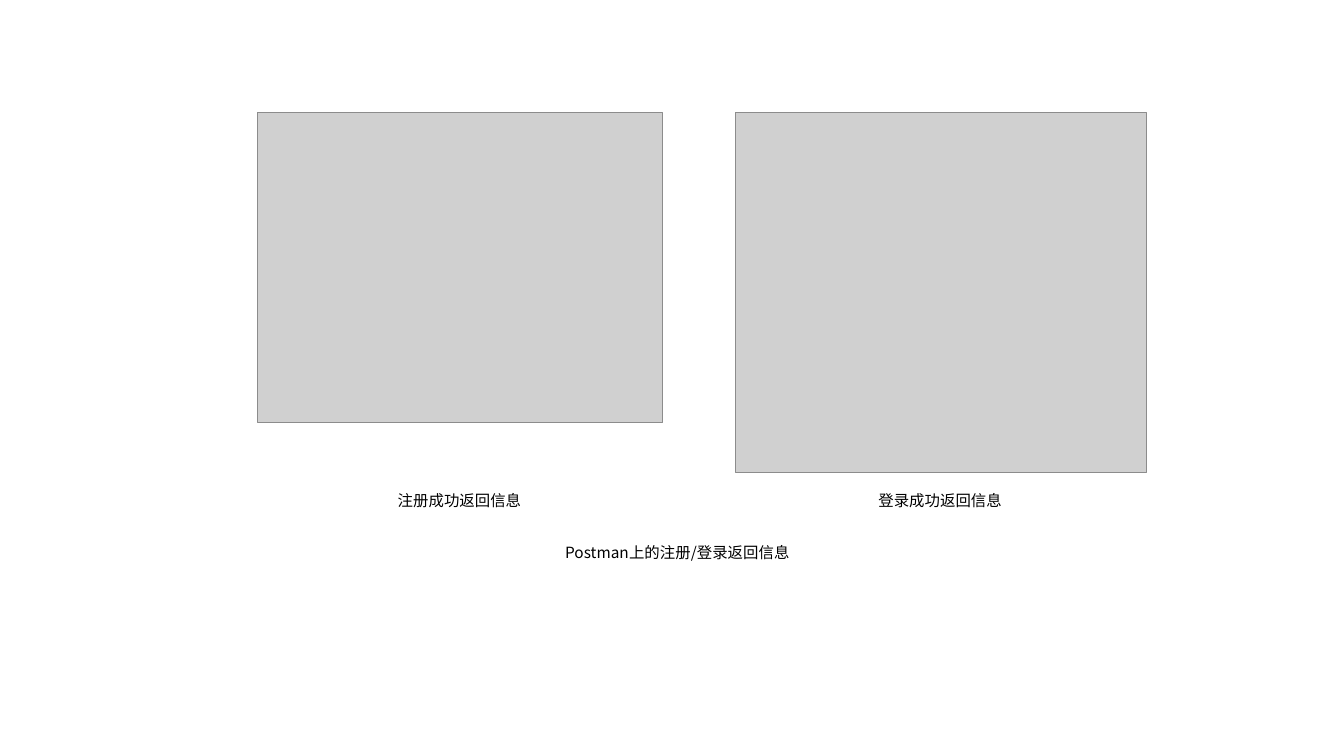
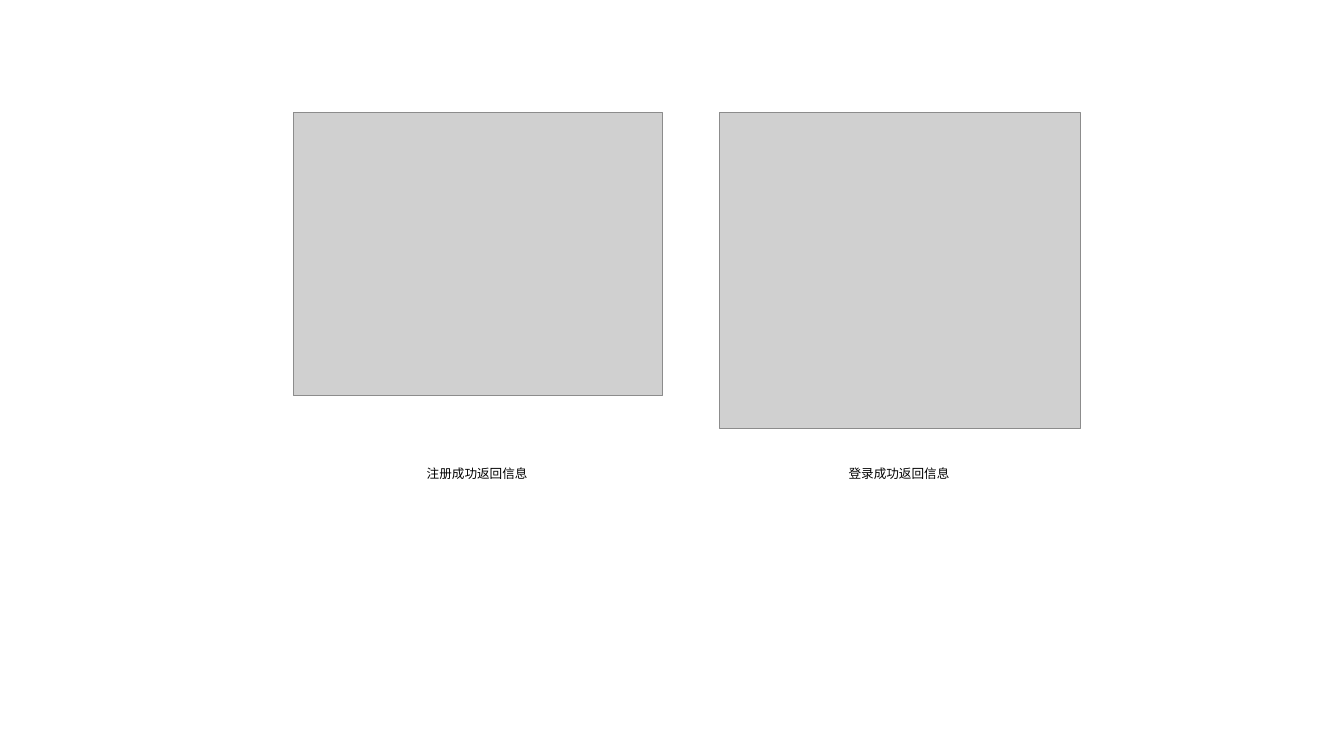
Before and after one commit to goozyshi/Gooit, a slide deck: slide 5 of Gooit自绘图标.pptx. Drawn at 1344x756 pixels with LibreOffice and Linux fonts; fonts in the diff are those of the drawing; grey boxes stand for pictures. Boxes give left, top, right and bottom in pixels: in the first picture for what was removed or moved away, otherwise in the second. Text is boxed around its words. In the diff, an @@ line names an element or a change of style, - is before the commit and + after.

```diff
--- a/Gooit自绘图标.pptx
+++ b/Gooit自绘图标.pptx
@@ picture: place and size @@
-picture at box(258, 112, 663, 422)
+picture at box(293, 112, 663, 395)
@@ picture: place and size @@
-picture at box(736, 112, 1147, 472)
+picture at box(720, 112, 1081, 429)
@@ text "注册成功返回信息": place and size @@
-text "注册成功返回信息" at box(398, 493, 521, 508)
+text "注册成功返回信息" at box(427, 467, 528, 479)
@@ text "注册成功返回信息" at box(427, 467, 528, 479): size 11 to 9 pt @@
@@ text "登录成功返回信息" at box(849, 467, 950, 479): size 11 to 9 pt @@
@@ text "登录成功返回信息": place and size @@
-text "登录成功返回信息" at box(878, 493, 1001, 508)
+text "登录成功返回信息" at box(849, 467, 950, 479)
@@ text removed at box(565, 545, 789, 561) @@
-Postman上的注册/登录返回信息
```
Also in this commit, not shown: 9 other slides changed, 19 other files.
